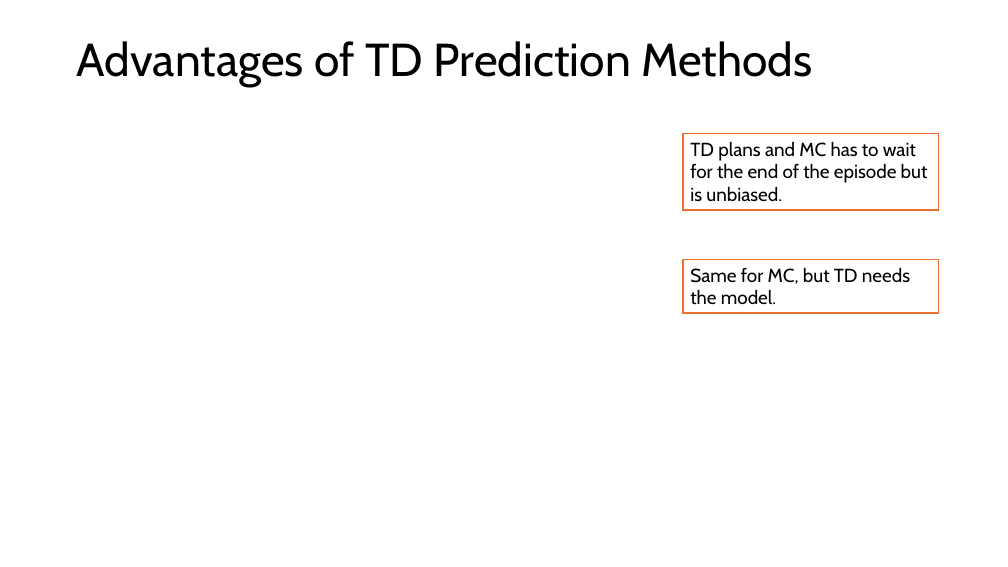
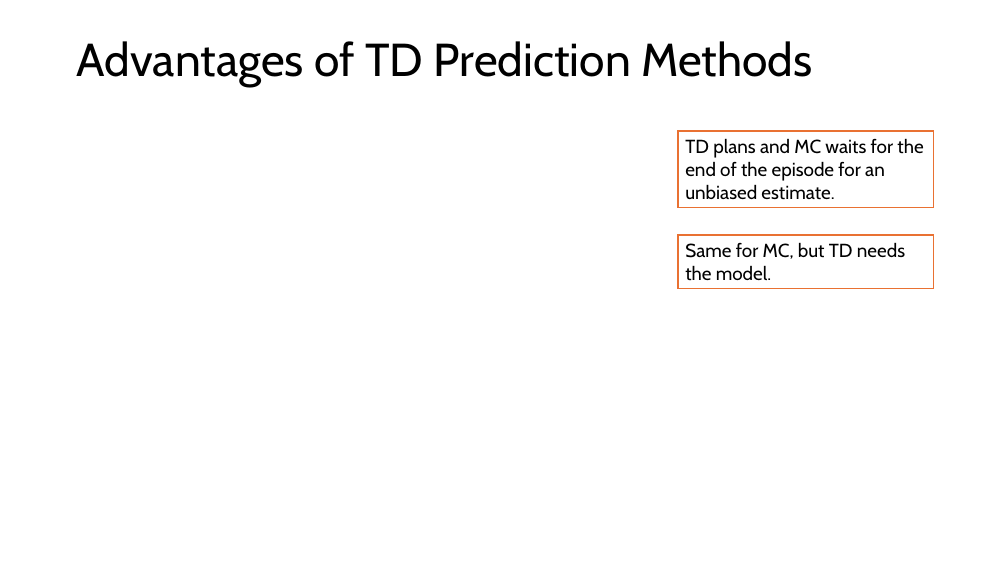
Before and after one commit to mhahsler/Introduction_to_Reinforcement_Learning, a slide deck: slide 10 of slides/Lecture_Chapter06.pptx. Drawn at 1008x567 pixels with LibreOffice and Linux fonts; fonts in the diff are those of the drawing; grey boxes stand for pictures. Boxes give left, top, right and bottom in pixels: in the first picture for what was removed or moved away, otherwise in the second. Text is boxed around its words. In the diff, an @@ line names an element or a change of style, - is before the commit and + after.

```diff
--- a/slides/Lecture_Chapter06.pptx
+++ b/slides/Lecture_Chapter06.pptx
@@ rectangle "TD plans and MC waits ...": place and size @@
-rectangle "TD plans and MC waits ..." at box(683, 134, 938, 210)
+rectangle "TD plans and MC waits ..." at box(678, 131, 934, 207)
@@ text in rectangle at box(685, 138, 923, 200): text changed @@
-TD plans and MC has to wait for the end of the episode but is unbiased.
+TD plans and MC waits for the end of the episode for an unbiased estimate.
@@ rectangle "Same for MC, but TD ...": place and size @@
-rectangle "Same for MC, but TD ..." at box(683, 259, 938, 313)
+rectangle "Same for MC, but TD ..." at box(678, 235, 934, 289)
```
Also in this commit, not shown: 4 other slides changed, 2 other files.
